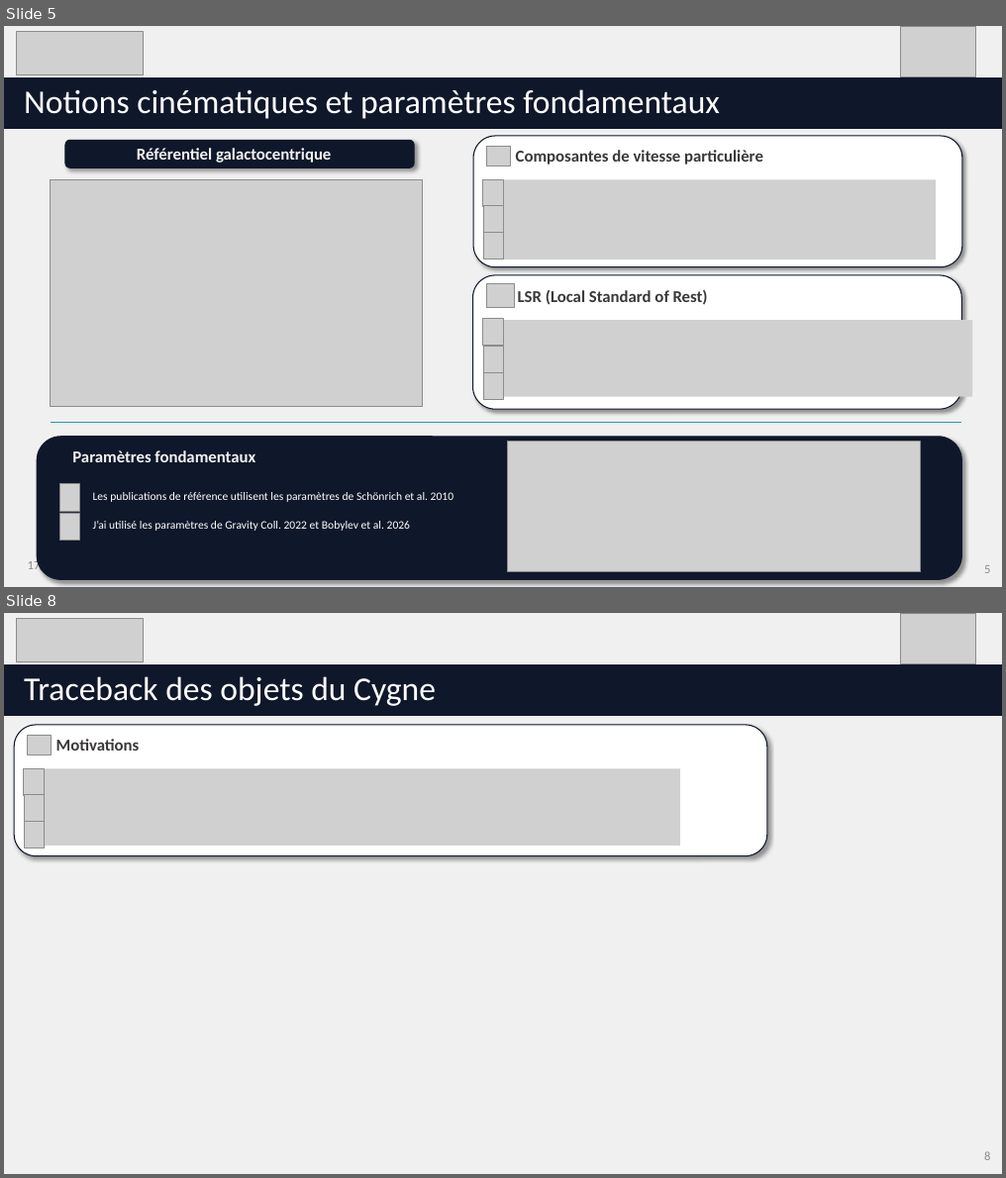
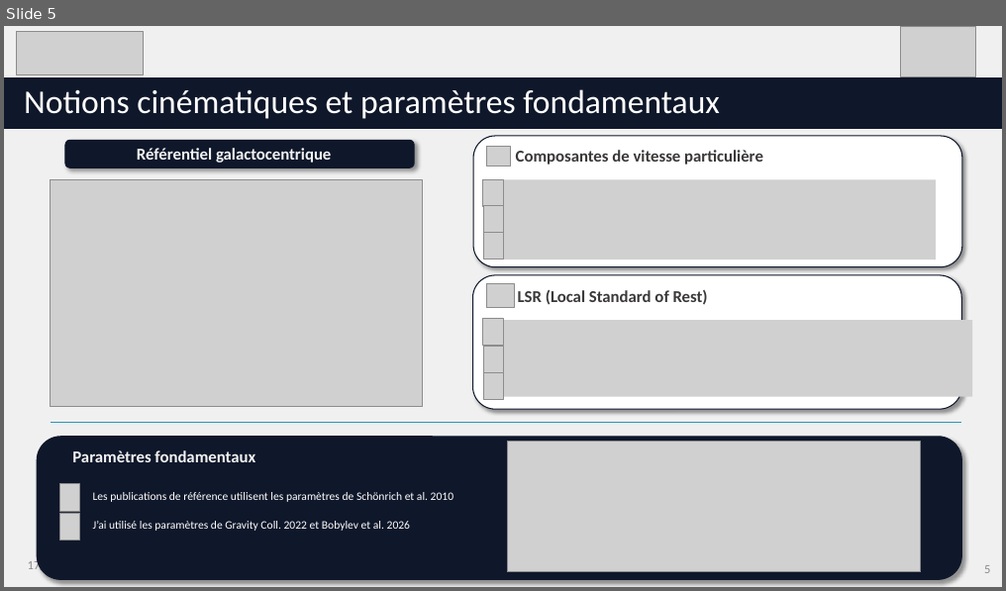
Before and after one commit to KyuriTaima/CygnusDynamics, a slide deck: Présentation/Point equipe FEMIS-SDLC.pptx. Shown one above the other, each under a label of ours: slides 5 and 8 before the commit, slide 5 after it; the slides between them are not shown. The pictures are 1006x1178 and 1006x591 pixels, drawn with LibreOffice and Linux fonts; fonts in the diff are those of the drawing; grey boxes stand for pictures. Boxes give left, top, right and bottom in pixels: in the first picture for what was removed or moved away, otherwise in the second. Text is boxed around its words. In the diff, an @@ line names an element or a change of style, - is before the commit and + after.

```diff
--- a/Présentation/Point equipe FEMIS-SDLC.pptx
+++ b/Présentation/Point equipe FEMIS-SDLC.pptx
@@ slide 8 removed at box(4, 613, 1002, 1174), background #D9D9D9 at 39% opacity @@
@@ picture removed at box(17, 618, 144, 663) @@
@@ picture removed at box(900, 613, 976, 664) @@
@@ rectangle removed at box(4, 663, 1002, 716) @@
@@ title removed at box(24, 676, 436, 706) @@
-Traceback des objets du Cygne
@@ rounded rectangle removed at box(15, 725, 767, 857) @@
@@ picture removed at box(27, 735, 51, 756) @@
@@ text removed at box(56, 739, 140, 751) @@
-Motivations
@@ picture removed at box(24, 768, 44, 796) @@
@@ picture removed at box(43, 768, 681, 846) @@
@@ picture removed at box(24, 795, 45, 822) @@
@@ picture removed at box(24, 821, 45, 848) @@
@@ page number removed at box(984, 1152, 990, 1160) @@
-8
```
Also in this commit, not shown: 2 slides changed, 7 slides added, 1 other slide removed, 5 other files.
